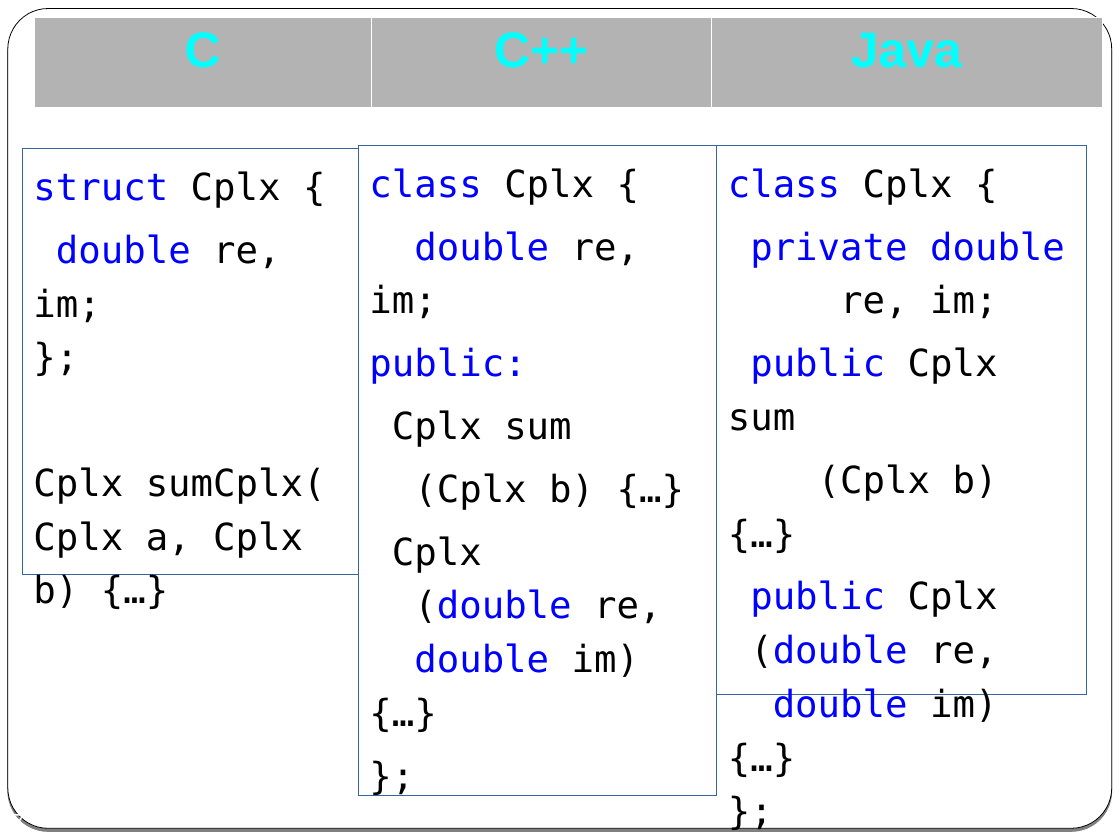
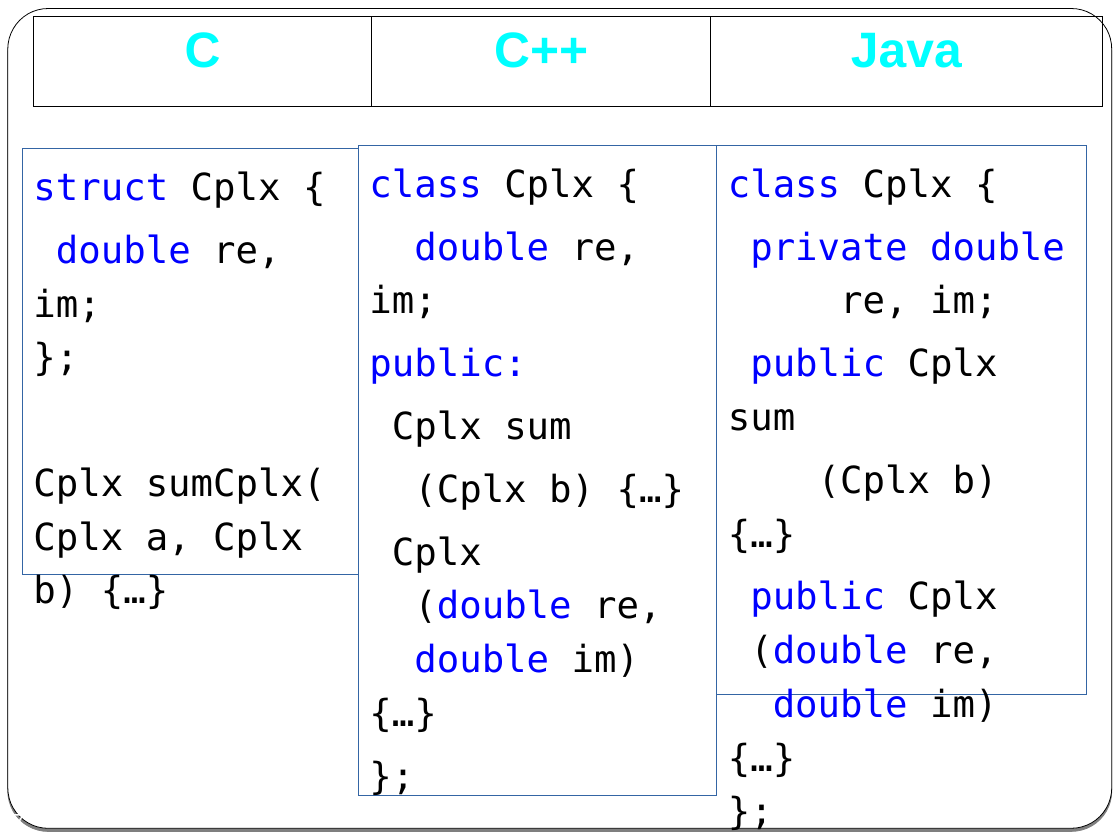
Before and after one commit to cpp-at-ariel/cpp-5778, a slide deck: slide 7 of week02-classes-constructors-destructors/slides-classes.odp. Drawn at 1120x840 pixels with LibreOffice and Linux fonts; fonts in the diff are those of the drawing. Boxes give left, top, right and bottom in pixels: in the first picture for what was removed or moved away, otherwise in the second. Text is boxed around its words. In the diff, an @@ line names an element or a change of style, - is before the commit and + after.

```diff
--- a/week02-classes-constructors-destructors/slides-classes.odp
+++ b/week02-classes-constructors-destructors/slides-classes.odp
@@ table at <box>34,17,1102,106</box> @@
@@ fill #B3B3B3 to none in row 1 @@
@@ borders changed @@
```
Also in this commit, not shown: 3 other slides changed, 11 other files.
